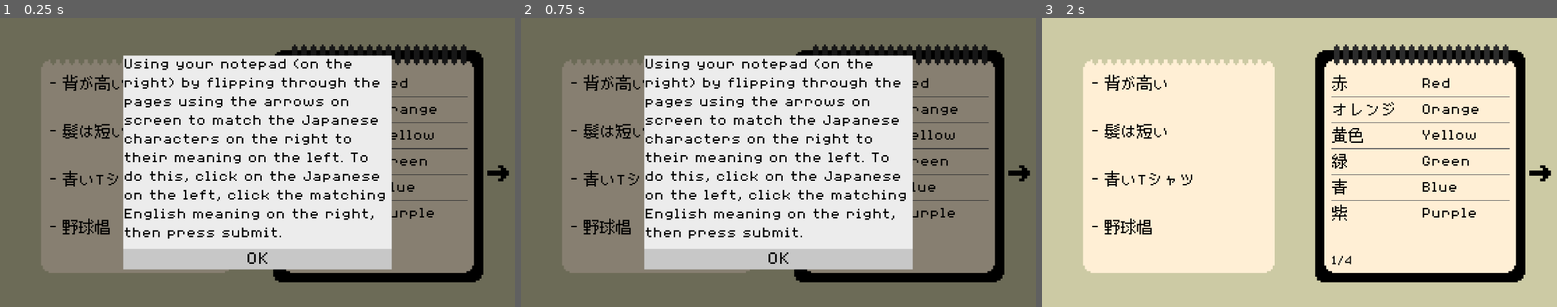
Above: before the commit, frames 1-3 (left to right).
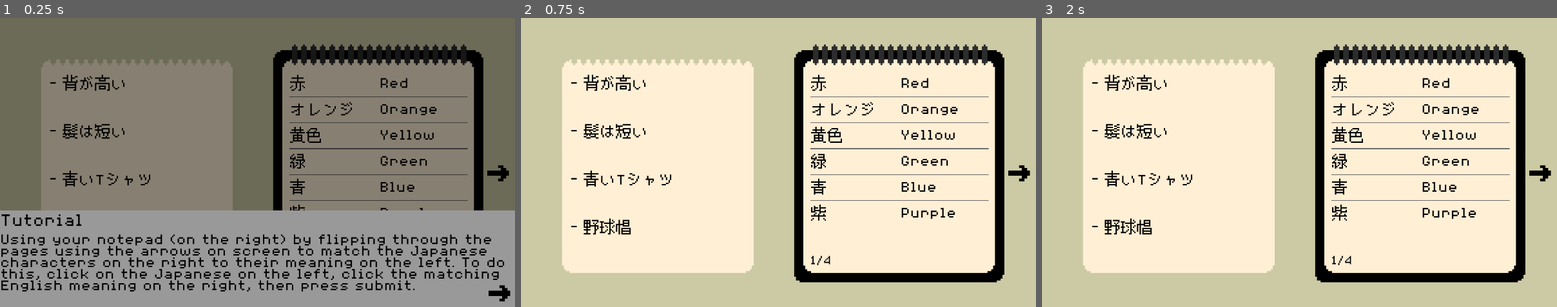
Above: after the commit, the same moments.

Repository: emkartch/Capstone_Bottoh
Game: Godot game, scene res://main.tscn
The game is run twice, just before and just after one commit, with the same random seed, the same clock (stepped at 60 frames per second) and the same inputs.
Inputs (mouse positions are in pixels of both pictures, inside the frame that each line leads up to):
- Up to frame 1 (0.25 s): no input
- Up to frame 2 (0.75 s): click (1020, 292) at 0.52 s
- Up to frame 3 (2 s): click (1299, 257) at 1.25 s, where only the run before the commit has a clickable "OK"

The runs differ from the first frame. In frame 1, 60% of the frame differs, in the area x 0-100%, y 12-100%; in frame 2, 73%, in the area x 0-100%, y 0-100%; in frame 3, nothing differs.

Commit message:
Revamped dialogue
Dialogue box now has a based that can be called with altered dialogue everytime. This new dialogue box also allows for BBcode to be applied to the text.

Diff:
--- a/没頭-(bottō)/final_puzzle.gd
+++ b/没頭-(bottō)/final_puzzle.gd
@@ -42,11 +42,14 @@
 	clothes_type_ans.modulate.a = 0
 	hat_ans.modulate.a = 0
 
+	await hud.ready
+
 	hud.show_start()
 
 func _process(_delta):
 
 	if looks_correct and hair_correct and clothes_color_correct and clothes_type_correct and hat_correct:
+		Global.game_end = true
 		hud.show_end()
 
 	var selected = get_tree().get_nodes_in_group("selected")
--- a/没頭-(bottō)/global.gd
+++ b/没頭-(bottō)/global.gd
@@ -3,3 +3,7 @@
 #@onready var hud = get_node("/root/HUD")
 
 var notepad_page = 1
+
+var main_pause = false
+
+var game_end = false
--- /dev/null
+++ b/没頭-(bottō)/hud/dialog.gd
@@ -0,0 +1,42 @@
+extends Control
+
+# Created with the help of Thomas Yanuziello - https://youtu.be/noOSZjaiTmo?si=HZuF39mPLIxkaSoa
+
+@onready var main = get_node("/root/Main")
+@onready var _speaker = $VBoxContainer/Speaker
+@onready var _dialogue = $VBoxContainer/Dialogue
+@onready var _continue = $Box/Continue
+@onready var background = $"../GreyOut"
+
+func display_line(pause: bool, line: String, speaker : String = ""):
+	_speaker.visible = (speaker != "")
+	_speaker.text = speaker
+	_dialogue.text = line
+
+	if pause:
+		Global.main_pause = true
+
+	open()
+
+func open():
+
+	if Global.main_pause:
+		background.visible = true
+		main.get_tree().paused = true
+
+	visible = true
+
+func close():
+
+	if Global.main_pause:
+		background.visible = false
+		main.get_tree().paused = false
+		Global.main_pause = false
+
+	visible = false
+
+	if Global.game_end:
+		main.get_tree().quit()
+
+func _on_continue_pressed() -> void:
+	close()
--- a/没頭-(bottō)/hud/hud.gd
+++ b/没頭-(bottō)/hud/hud.gd
@@ -1,14 +1,14 @@
 extends CanvasLayer
 
 @onready var main = get_node("/root/Main")
+@onready var dialog = $Dialog
 
 func show_start():
-	$StartEndPuzzleText.show()
+	#$StartEndPuzzleText.show()
+	dialog.display_line(true,"Using your notepad (on the right) by flipping through the pages using the arrows on screen to match the Japanese characters on the right to their meaning on the left. To do this, click on the Japanese on the left, click the matching English meaning on the right, then press submit.","Tutorial")
 
 func _on_button_pressed() -> void:
 	$StartEndPuzzleText.hide()
 
 func show_end():
-	$EndText.show()
-	await get_tree().create_timer(3).timeout
-	main.get_tree().quit()
+	dialog.display_line("You did it!","Tutorial")
--- a/没頭-(bottō)/hud/hud.tscn
+++ b/没頭-(bottō)/hud/hud.tscn
@@ -2,6 +2,7 @@
 
 [ext_resource type="Script" uid="uid://csb4ei4d65gdf" path="res://hud/hud.gd" id="1_6ca3a"]
 [ext_resource type="Theme" uid="uid://cp4nu80cltnic" path="res://theme/main_theme.tres" id="2_2gk58"]
+[ext_resource type="Script" uid="uid://dadl2ct6iu51b" path="res://hud/dialog.gd" id="3_svhta"]
 [ext_resource type="Texture2D" uid="uid://cbnhlqlr5fpw0" path="res://assets/Arrow.png" id="3_w8tcp"]
 [ext_resource type="Texture2D" uid="uid://cev8nqun6fo3" path="res://assets/GreyArrow.png" id="4_svhta"]
 
@@ -9,17 +10,75 @@
 bg_color = Color(0.92535293, 0.9253528, 0.9253529, 1)
 
 [node name="HUD" type="CanvasLayer" unique_id=179951230]
+process_mode = 3
 script = ExtResource("1_6ca3a")
 
-[node name="StartEndPuzzleText" type="CanvasLayer" parent="." unique_id=939995534]
-
-[node name="ColorRect" type="ColorRect" parent="StartEndPuzzleText" unique_id=307156639]
+[node name="GreyOut" type="ColorRect" parent="." unique_id=307156639]
+visible = false
 anchors_preset = 15
 anchor_right = 1.0
 anchor_bottom = 1.0
 grow_horizontal = 2
 grow_vertical = 2
+mouse_filter = 2
 color = Color(0, 0, 0, 0.47058824)
+
+[node name="Dialog" type="Control" parent="." unique_id=1732845649]
+visible = false
+layout_mode = 3
+anchor_top = 0.667
+anchor_right = 1.0
+anchor_bottom = 1.0
+grow_horizontal = 2
+grow_vertical = 0
+mouse_filter = 2
+theme = ExtResource("2_2gk58")
+script = ExtResource("3_svhta")
+
+[node name="Box" type="Panel" parent="Dialog" unique_id=949354063]
+layout_mode = 1
+anchors_preset = 15
+anchor_right = 1.0
+anchor_bottom = 1.0
+grow_horizontal = 2
+grow_vertical = 2
+mouse_filter = 2
+
+[node name="Continue" type="TextureButton" parent="Dialog/Box" unique_id=1403673656]
+layout_mode = 1
+anchors_preset = -1
+anchor_left = 0.97
+anchor_top = 0.97
+anchor_right = 1.0
+anchor_bottom = 0.97
+offset_left = -40.0
+offset_top = -40.0
+grow_horizontal = 0
+grow_vertical = 0
+texture_normal = ExtResource("3_w8tcp")
+texture_hover = ExtResource("4_svhta")
+
+[node name="VBoxContainer" type="VBoxContainer" parent="Dialog" unique_id=136578749]
+layout_mode = 1
+anchors_preset = 15
+anchor_right = 1.0
+anchor_bottom = 1.0
+grow_horizontal = 2
+grow_vertical = 2
+mouse_filter = 2
+theme_override_constants/separation = 10
+
+[node name="Speaker" type="Label" parent="Dialog/VBoxContainer" unique_id=1959057897]
+layout_mode = 2
+text = "Somebody"
+
+[node name="Dialogue" type="RichTextLabel" parent="Dialog/VBoxContainer" unique_id=1380198217]
+layout_mode = 2
+text = "Lorem ipsum dolor sit amet, consectetur adipiscing elit. Cras at libero et enim semper consectetur nec in quam. Morbi eu ante tortor. Integer scelerisque condimentum lorem, sed imperdiet nibh suscipit nec."
+fit_content = true
+
+[node name="StartEndPuzzleText" type="CanvasLayer" parent="." unique_id=939995534]
+visible = false
 
 [node name="Control" type="Control" parent="StartEndPuzzleText" unique_id=1850258969]
 layout_mode = 3
@@ -125,54 +184,5 @@
 vertical_alignment = 1
 autowrap_mode = 2
 
-[node name="Dialog" type="Control" parent="." unique_id=1732845649]
-visible = false
-layout_mode = 3
-anchor_top = 0.667
-anchor_right = 1.0
-anchor_bottom = 1.0
-grow_horizontal = 2
-grow_vertical = 0
-theme = ExtResource("2_2gk58")
-
-[node name="Box" type="Panel" parent="Dialog" unique_id=949354063]
-layout_mode = 1
-anchors_preset = 15
-anchor_right = 1.0
-anchor_bottom = 1.0
-grow_horizontal = 2
-grow_vertical = 2
-
-[node name="Continue" type="TextureButton" parent="Dialog/Box" unique_id=1403673656]
-layout_mode = 1
-anchors_preset = -1
-anchor_left = 0.97
-anchor_top = 0.97
-anchor_right = 1.0
-anchor_bottom = 0.97
-offset_left = -40.0
-offset_top = -40.0
-grow_horizontal = 0
-grow_vertical = 0
-texture_normal = ExtResource("3_w8tcp")
-texture_hover = ExtResource("4_svhta")
-
-[node name="VBoxContainer" type="VBoxContainer" parent="Dialog" unique_id=136578749]
-layout_mode = 1
-anchors_preset = 15
-anchor_right = 1.0
-anchor_bottom = 1.0
-grow_horizontal = 2
-grow_vertical = 2
-theme_override_constants/separation = 10
-
-[node name="Speaker" type="Label" parent="Dialog/VBoxContainer" unique_id=1959057897]
-layout_mode = 2
-text = "Somebody"
-
-[node name="Dialogue" type="RichTextLabel" parent="Dialog/VBoxContainer" unique_id=1380198217]
-layout_mode = 2
-text = "Lorem ipsum dolor sit amet, consectetur adipiscing elit. Cras at libero et enim semper consectetur nec in quam. Morbi eu ante tortor. Integer scelerisque condimentum lorem, sed imperdiet nibh suscipit nec."
-fit_content = true
-
+[connection signal="pressed" from="Dialog/Box/Continue" to="Dialog" method="_on_continue_pressed"]
 [connection signal="pressed" from="StartEndPuzzleText/Control/PanelContainer/VBoxContainer/Button" to="." method="_on_button_pressed"]
Not shown, added: 没頭-(bottō)/hud/dialog.gd.uid
